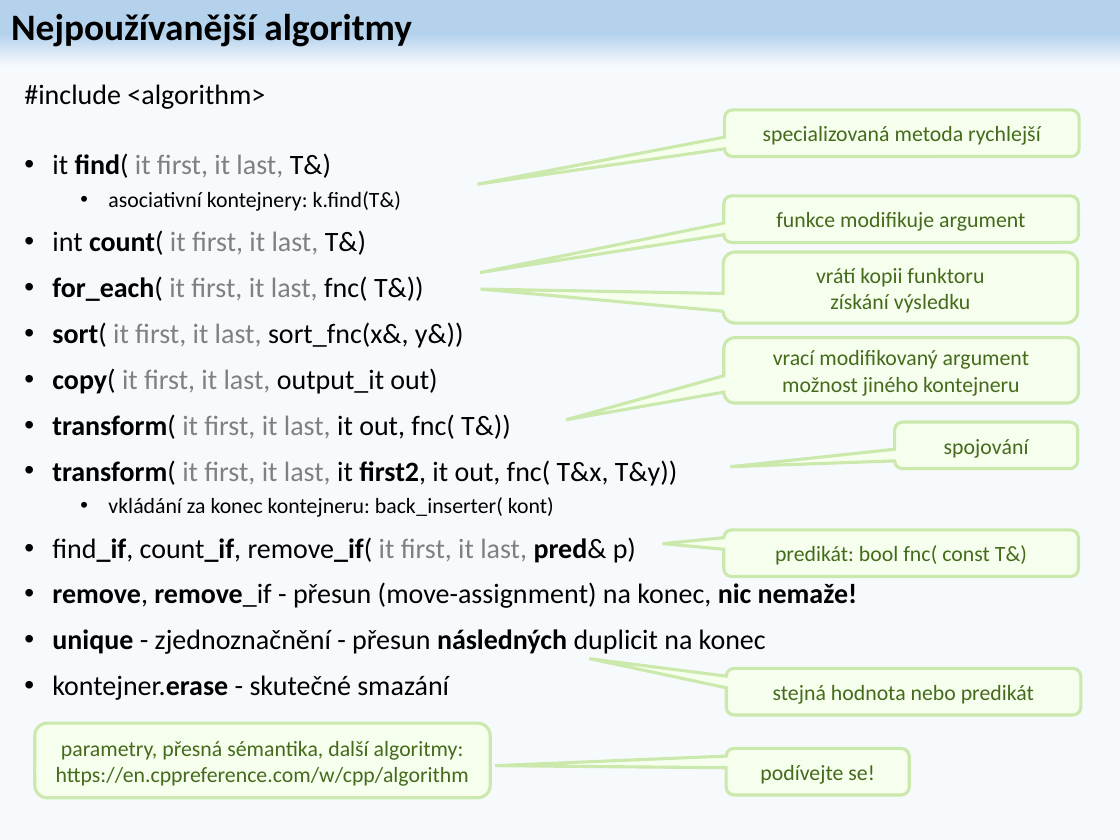
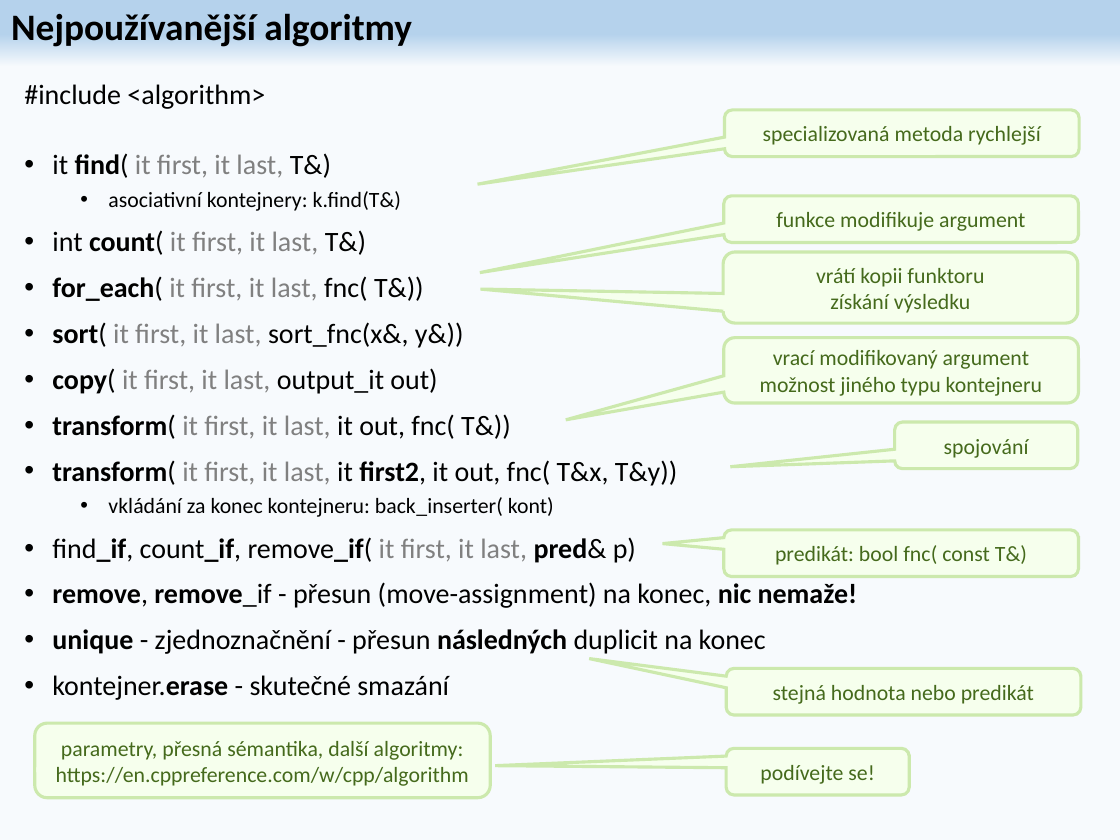
Before and after one commit to damodarak/BANG, a slide deck: slide 45 of CvCpp.pptx (slide 42 before the commit). Drawn at 1120x840 pixels with LibreOffice and Linux fonts; fonts in the diff are those of the drawing. Boxes give left, top, right and bottom in pixels: in the first picture for what was removed or moved away, otherwise in the second. Text is boxed around its words. In the diff, an @@ line names an element or a change of style, - is before the commit and + after.

```diff
--- a/CvCpp.pptx
+++ b/CvCpp.pptx
@@ text in rounded speech box at [760,350,1042,396]: text changed @@
-vrací modifikovaný argument možnost jiného kontejneru
+vrací modifikovaný argument možnost jiného typu kontejneru
```
Also in this commit, not shown: 9 other slides changed, 3 slides added, 1 other file.
